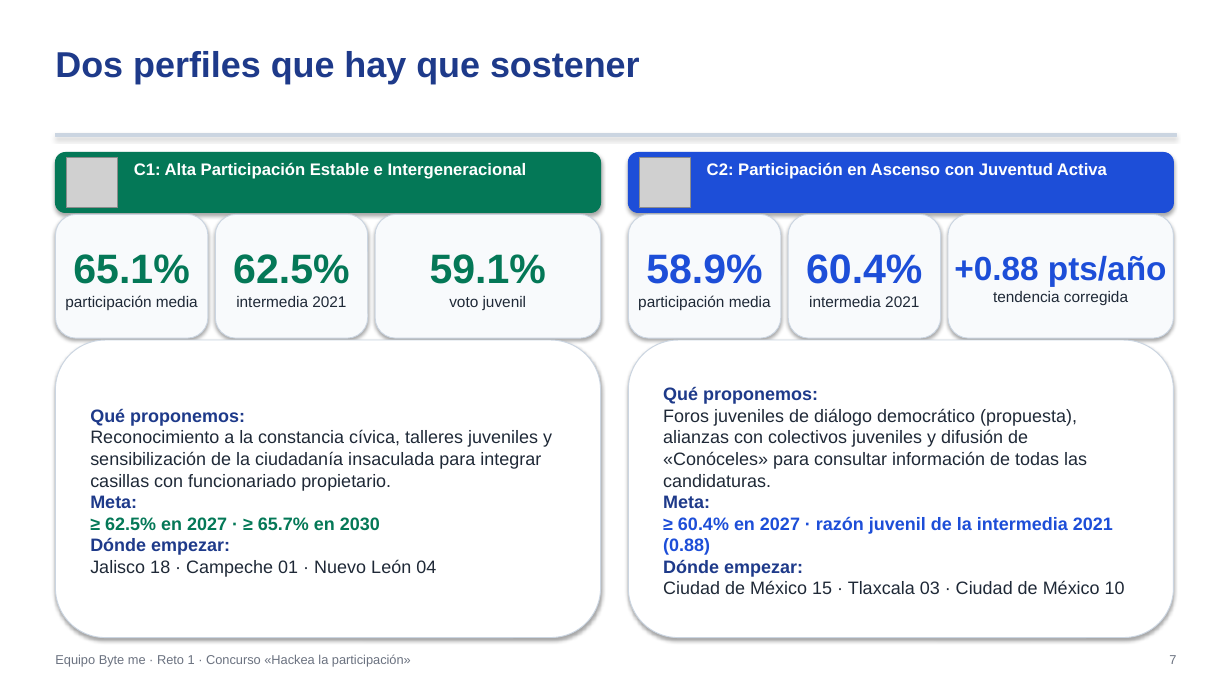
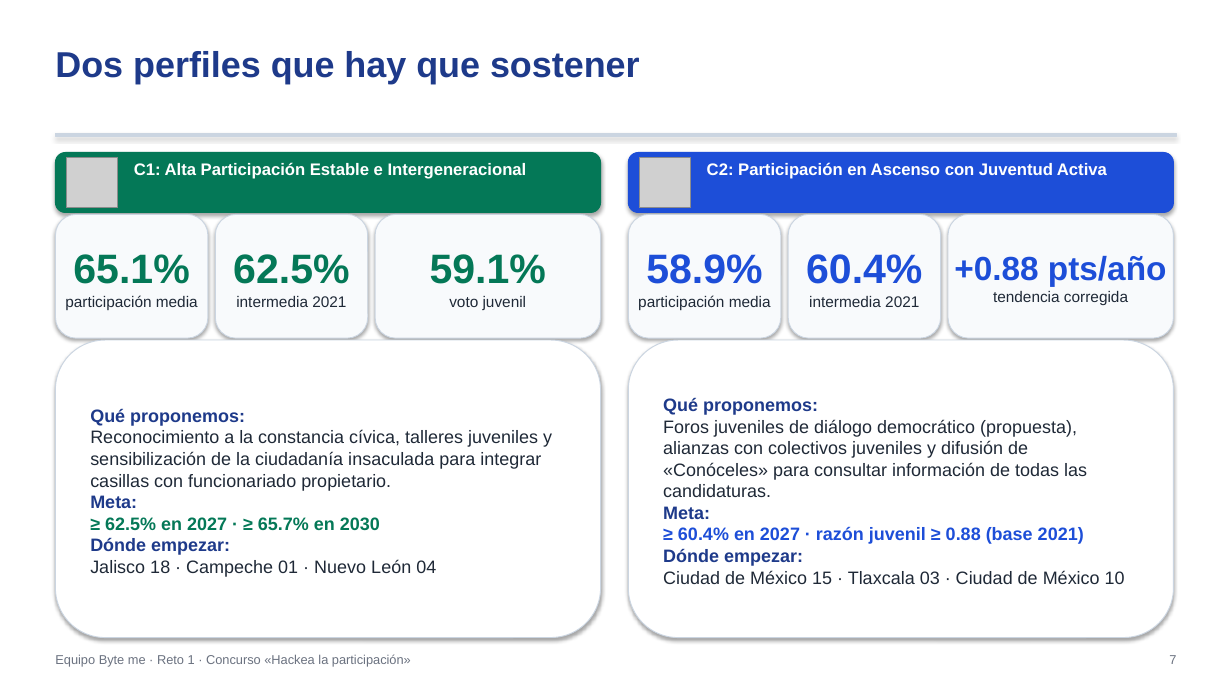
Before and after one commit to Johanan1113/Hackaton_INE_byte_me, a slide deck: slide 7 of entrega_ByteMe_Reto1/Presentacion_Ejecutiva_ByteMe.pptx. Drawn at 1232x693 pixels with LibreOffice and Linux fonts; fonts in the diff are those of the drawing; grey boxes stand for pictures. Boxes give left, top, right and bottom in pixels: in the first picture for what was removed or moved away, otherwise in the second. Text is boxed around its words. In the diff, an @@ line names an element or a change of style, - is before the commit and + after.

Commit message:
fix: v1.0.7 notas diap. 4 (k=4), NS en diap. 2, meta C2 (base 2021) y MDE calculado

```diff
--- a/entrega_ByteMe_Reto1/Presentacion_Ejecutiva_ByteMe.pptx
+++ b/entrega_ByteMe_Reto1/Presentacion_Ejecutiva_ByteMe.pptx
@@ text in rounded rectangle at (678, 527, 1084, 544): text changed @@
-≥ 60.4% en 2027 · razón juvenil de la intermedia 2021 (0.88)
+≥ 60.4% en 2027 · razón juvenil ≥ 0.88 (base 2021)
```
Also in this commit, not shown: 1 other slide changed, 27 other files.
